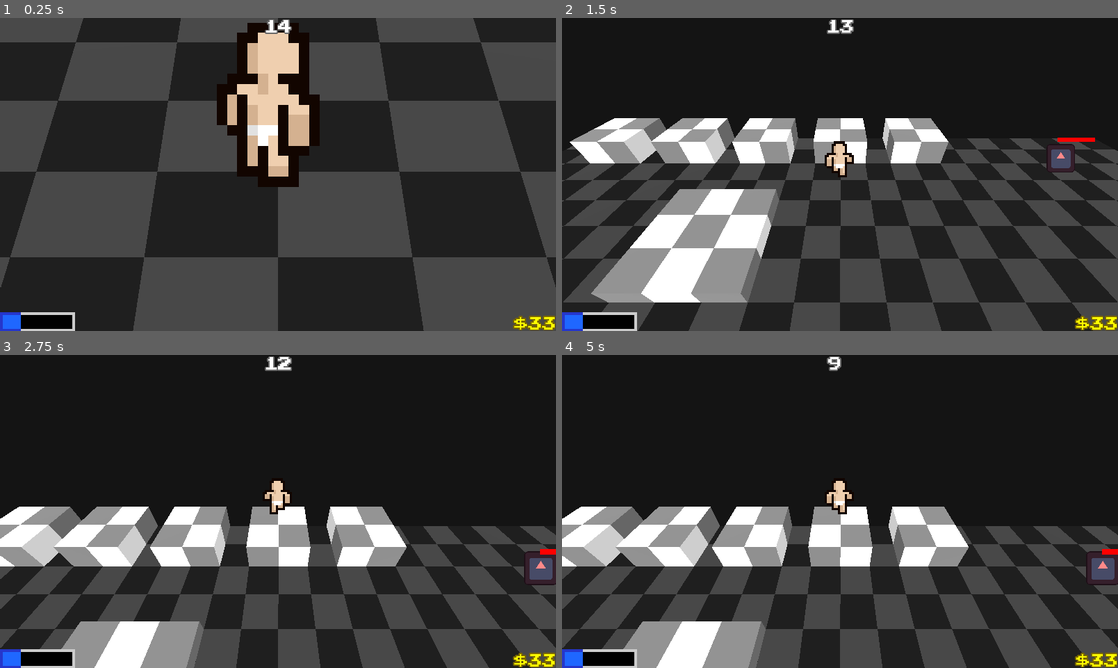
Above: before the commit, frames 1-4 (two rows, left to right).
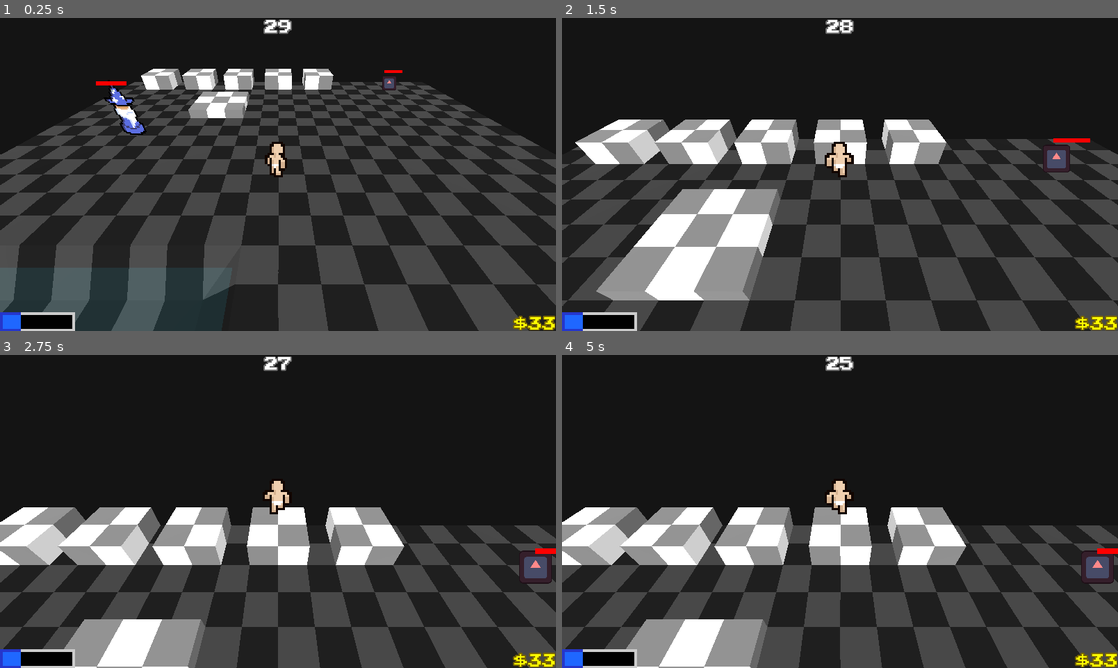
Above: after the commit, the same moments.

Repository: jacob-herrera/LD55
Game: Godot game, scene res://scenes/game.tscn
Same seed, same stepped clock (60 frames per second), same inputs: the game is played once before the commit and once after it. The engine's default icon, where the game draws it, is replaced by a stand-in: a white triangle on a blue panel in a dark square.
Inputs (mouse positions are in pixels of both pictures, inside the frame that each line leads up to):
- Up to frame 1 (0.25 s): no input
- Up to frame 2 (1.5 s): tap Enter (ui_accept) at 0.5 s; move the mouse to (867, 174) at 0.52 s; hold W (move_forward) from 0.53 s (still down); tap F (pickup) at 0.6, 1.35 s; tap Space (jump) at 0.77 s; move the mouse to (812, 174) at 1.27 s
- Up to frame 3 (2.75 s): keep holding W (move_forward); tap Space (jump) at 1.52 s; move the mouse to (289, 505) at 2.02 s; tap F (pickup) at 2.1 s
- Up to frame 4 (5 s): keep holding W (move_forward); tap Enter (ui_accept) at 2.75 s; move the mouse to (834, 517) at 2.77 s; tap F (pickup) at 2.85, 3.6, 4.35 s; tap Space (jump) at 3.02, 3.77, 4.52 s; move the mouse to (878, 514) at 3.52 s; move the mouse to (795, 508) at 4.27 s

The runs differ from the first frame. In frame 1, 56% of the frame differs, in the area x 0-100%, y 0-100%; in frame 2, 7.3%; in frame 3, 5.8%; in frame 4, 5.8%.

Commit message:
refactor shop

Diff:
--- a/Shop.gd
+++ /dev/null
@@ -1,41 +0,0 @@
-extends StaticBody3D
-@export var cameras: Array[PhantomCamera3D]
-@export var character: Character
-
-var curItem = 0
-var total = 3
-var inShop = false
-
-# Called when the node enters the scene tree for the first time.
-func _ready():
-	pass # Replace with function body.
-
-
-# Called every frame. 'delta' is the elapsed time since the previous frame.
-func _process(_delta: float):
-	if inShop == true:
-		if Input.is_action_just_pressed("ui_right"):
-			cameras[curItem].set_priority(0)
-			curItem += 1
-			curItem = curItem % total
-			cameras[curItem].set_priority(20)
-		if Input.is_action_just_pressed("ui_left"):
-			cameras[curItem].set_priority(0)
-			curItem -= 1
-			curItem = curItem % total
-			cameras[curItem].set_priority(20)
-		if Input.is_action_just_pressed("ui_cancel"):
-			cameras[curItem].set_priority(0)
-			Controls.lock_movement = false
-			inShop = false
-
-
-func _on_area_3d_body_entered(body):
-	print("Entered Shop")
-	Controls.lock_movement = true
-	inShop = true
-	cameras[0].set_priority(20)
-
-
-func _on_area_3d_body_exited(body):
-	print("Exited Shop")
--- /dev/null
+++ b/assets/cam_tween_player.tres
@@ -0,0 +1,9 @@
+[gd_resource type="Resource" script_class="PhantomCameraTween" load_steps=2 format=3 uid="uid://k62lirijanxl"]
+
+[ext_resource type="Script" path="res://addons/phantom_camera/scripts/resources/tween_resource.gd" id="1_nl7xo"]
+
+[resource]
+script = ExtResource("1_nl7xo")
+duration = 0.5
+transition = 1
+ease = 2
--- /dev/null
+++ b/assets/cam_tween_shop.tres
@@ -0,0 +1,9 @@
+[gd_resource type="Resource" script_class="PhantomCameraTween" load_steps=2 format=3 uid="uid://be15co36abbxx"]
+
+[ext_resource type="Script" path="res://addons/phantom_camera/scripts/resources/tween_resource.gd" id="1_xf3ka"]
+
+[resource]
+script = ExtResource("1_xf3ka")
+duration = 0.25
+transition = 1
+ease = 2
--- a/scenes/game.tscn
+++ b/scenes/game.tscn
@@ -11,11 +11,13 @@
 [ext_resource type="Script" path="res://scripts/summon.gd" id="8_015lv"]
 [ext_resource type="PackedScene" uid="uid://bk2528lpxk3ek" path="res://scenes/healthbar.tscn" id="9_vsnug"]
 [ext_resource type="Script" path="res://scripts/character.gd" id="11_1oluy"]
-[ext_resource type="PackedScene" uid="uid://b3lvbmdrqg7x1" path="res://shop.tscn" id="11_7iq0o"]
 [ext_resource type="Texture2D" uid="uid://djhkf5s85u2eb" path="res://assets/summon_wizard.png" id="11_r8uq3"]
 [ext_resource type="Texture2D" uid="uid://baahi8fbu5g6g" path="res://assets/temp_char.png" id="12_mjo44"]
 [ext_resource type="Script" path="res://addons/phantom_camera/scripts/phantom_camera/phantom_camera_3D.gd" id="12_q4tpe"]
 [ext_resource type="Script" path="res://addons/phantom_camera/scripts/phantom_camera_host/phantom_camera_host.gd" id="13_2hxcw"]
+[ext_resource type="Resource" uid="uid://k62lirijanxl" path="res://assets/cam_tween_player.tres" id="15_36f27"]
+[ext_resource type="Script" path="res://scripts/shop.gd" id="15_itd2k"]
+[ext_resource type="Resource" uid="uid://be15co36abbxx" path="res://assets/cam_tween_shop.tres" id="16_uunvf"]
 [ext_resource type="Script" path="res://scripts/mana_pool.gd" id="17_5wmwc"]
 
 [sub_resource type="ArrayMesh" id="ArrayMesh_pjoy7"]
@@ -628,6 +630,9 @@
 "walk_west": SubResource("Animation_qxmx6")
 }
 
+[sub_resource type="BoxShape3D" id="BoxShape3D_77h1f"]
+size = Vector3(1.5, 5, 1.5)
+
 [sub_resource type="BoxShape3D" id="BoxShape3D_ha2t1"]
 size = Vector3(3.5, 0.5, 3)
 
@@ -873,56 +878,90 @@
 transform = Transform3D(1, 0, 0, 0, 0.766044, 0.642788, 0, -0.642788, 0.766044, 0, 2.5, 3)
 script = ExtResource("12_q4tpe")
 priority_override = false
-priority = 0
+priority = 1
 follow_mode = 0
 look_at_mode = 0
-tween_parameters = null
-tween_on_load = true
+tween_parameters = ExtResource("15_36f27")
+tween_on_load = false
 inactive_update_mode = 0
 camera_3D_resource = null
 
-[node name="Shop" parent="." node_paths=PackedStringArray("cameras") instance=ExtResource("11_7iq0o")]
-transform = Transform3D(1, 0, 0, 0, 1, 0, 0, 0, 1, 2, 0, 2)
-cameras = [NodePath("Item1Cam"), NodePath("Item2Cam"), NodePath("Item3Cam")]
-
-[node name="Item1Cam" type="Node3D" parent="Shop"]
-transform = Transform3D(-4.37114e-08, 0.707106, -0.707107, 0, 0.707106, 0.707107, 1, 3.09086e-08, -3.09086e-08, 1.5, 2, 0)
+[node name="Shop" type="Node" parent="." node_paths=PackedStringArray("cameras")]
+script = ExtResource("15_itd2k")
+cameras = [NodePath("ItemCamera0"), NodePath("ItemCamera1"), NodePath("ItemCamera2"), NodePath("ItemCamera3"), NodePath("ItemCamera4")]
+
+[node name="Area3D" type="Area3D" parent="Shop"]
+transform = Transform3D(1, 0, 0, 0, 1, 0, 0, 0, 1, -1.75, 0.25, -3.5)
+collision_layer = 2
+collision_mask = 4
+
+[node name="CollisionShape3D" type="CollisionShape3D" parent="Shop/Area3D"]
+transform = Transform3D(1, 0, 0, 0, 1, 0, 0, 0, 1, 0, 2.5, 0.25)
+shape = SubResource("BoxShape3D_77h1f")
+
+[node name="ItemCamera0" type="Node3D" parent="Shop"]
+transform = Transform3D(1, 0, 0, 0, 0.766044, 0.642788, 0, -0.642787, 0.766045, -4.5, 2.25, -3.75)
 script = ExtResource("12_q4tpe")
 priority_override = false
 priority = 0
 follow_mode = 0
 look_at_mode = 0
-tween_parameters = null
+tween_parameters = ExtResource("16_uunvf")
 tween_on_load = true
 inactive_update_mode = 0
 camera_3D_resource = null
 
-[node name="Item2Cam" type="Node3D" parent="Shop"]
-transform = Transform3D(-0.707107, 0.5, -0.5, 0, 0.707107, 0.707107, 0.707107, 0.5, -0.5, 1, 2, 2)
+[node name="ItemCamera1" type="Node3D" parent="Shop"]
+transform = Transform3D(1, 0, 0, 0, 0.766044, 0.642788, 0, -0.642788, 0.766044, -3, 2.25, -3.75)
 script = ExtResource("12_q4tpe")
 priority_override = false
 priority = 0
 follow_mode = 0
 look_at_mode = 0
-tween_parameters = null
+tween_parameters = ExtResource("16_uunvf")
 tween_on_load = true
 inactive_update_mode = 0
 camera_3D_resource = null
 
-[node name="Item3Cam" type="Node3D" parent="Shop"]
-transform = Transform3D(0.707107, 0.5, -0.5, 0, 0.707107, 0.707107, 0.707107, -0.5, 0.5, 1, 2, -2)
+[node name="ItemCamera2" type="Node3D" parent="Shop"]
+transform = Transform3D(1, 0, 0, 0, 0.766045, 0.642788, 0, -0.642788, 0.766045, -1.5, 2.25, -3.75)
 script = ExtResource("12_q4tpe")
 priority_override = false
 priority = 0
 follow_mode = 0
 look_at_mode = 0
-tween_parameters = null
+tween_parameters = ExtResource("16_uunvf")
 tween_on_load = true
 inactive_update_mode = 0
 camera_3D_resource = null
 
+[node name="ItemCamera3" type="Node3D" parent="Shop"]
+transform = Transform3D(1, 0, 0, 0, 0.766045, 0.642788, 0, -0.642788, 0.766045, 0, 2.25, -3.75)
+script = ExtResource("12_q4tpe")
+priority_override = false
+priority = 0
+follow_mode = 0
+look_at_mode = 0
+tween_parameters = ExtResource("16_uunvf")
+tween_on_load = true
+inactive_update_mode = 0
+camera_3D_resource = null
+
+[node name="ItemCamera4" type="Node3D" parent="Shop"]
+transform = Transform3D(1, 0, 0, 0, 0.766045, 0.642788, 0, -0.642788, 0.766045, 1.5, 2.25, -3.75)
+script = ExtResource("12_q4tpe")
+priority_override = false
+priority = 0
+follow_mode = 0
+look_at_mode = 0
+tween_parameters = ExtResource("16_uunvf")
+tween_on_load = true
+inactive_update_mode = 0
+camera_3D_resource = null
+
 [node name="Camera3D" type="Camera3D" parent="."]
 transform = Transform3D(1, 0, 0, 0, 0.766044, 0.642788, 0, -0.642788, 0.766044, 0, 2.5, 3)
+fov = 74.858
 
 [node name="PhantomCameraHost" type="Node" parent="Camera3D"]
 script = ExtResource("13_2hxcw")
@@ -957,3 +996,6 @@
 initial_velocity_min = 1.0
 initial_velocity_max = 1.0
 color_ramp = SubResource("Gradient_s0fa4")
+
+[connection signal="body_entered" from="Shop/Area3D" to="Shop" method="_on_area_3d_body_entered"]
+[connection signal="body_exited" from="Shop/Area3D" to="Shop" method="_on_area_3d_body_exited"]
--- a/scripts/autoloads/game_coordinator.gd
+++ b/scripts/autoloads/game_coordinator.gd
@@ -10,8 +10,8 @@
 const LEVEL_1_TELE := Vector3(32, 0, 0)
 
 
-const HUB_TIME: float = 15.0
-const COMBAT_TIME: float = 15.0
+const HUB_TIME: float = 30.0
+const COMBAT_TIME: float = 60.0
 
 static var state: GameState = GameState.HUB
 
--- /dev/null
+++ b/scripts/shop.gd
@@ -0,0 +1,44 @@
+extends Node
+@export var cameras: Array[PhantomCamera3D]
+
+var current_item = 0
+var in_shop = false
+var in_area: bool = false
+
+# Called when the node enters the scene tree for the first time.
+func _ready():
+	pass # Replace with function body.
+
+# Called every frame. 'delta' is the elapsed time since the previous frame.
+func _process(_delta: float):
+	if in_shop == true:
+		if Input.is_action_just_pressed("ui_right"):
+			cameras[current_item].set_priority(0)
+			current_item += 1
+			current_item = current_item % cameras.size()
+			cameras[current_item].set_priority(20)
+		if Input.is_action_just_pressed("ui_left"):
+			cameras[current_item].set_priority(0)
+			current_item -= 1
+			current_item = current_item % cameras.size()
+			cameras[current_item].set_priority(20)
+		if Input.is_action_just_pressed("ui_cancel"):
+			exit_shop()
+
+func exit_shop() -> void:
+	for cam: PhantomCamera3D in cameras:
+		cam.set_priority(0)
+	Controls.lock_movement = false
+	in_shop = false
+
+func _on_area_3d_body_entered(_body: Node3D):
+	if in_area == false:
+		in_area = true
+		in_shop = true
+		Controls.lock_movement = true
+		cameras[0].set_priority(20)
+
+func _on_area_3d_body_exited(_body: Node3D):
+	in_area = false
+	if in_shop:
+		exit_shop()
--- a/shop.tscn
+++ /dev/null
@@ -1,74 +0,0 @@
-[gd_scene load_steps=11 format=3 uid="uid://b3lvbmdrqg7x1"]
-
-[ext_resource type="Script" path="res://Shop.gd" id="1_33vb6"]
-
-[sub_resource type="BoxShape3D" id="BoxShape3D_t40ju"]
-size = Vector3(2, 0.1, 2)
-
-[sub_resource type="BoxMesh" id="BoxMesh_wgcnx"]
-size = Vector3(2, 0.1, 2)
-
-[sub_resource type="BoxShape3D" id="BoxShape3D_77h1f"]
-size = Vector3(2, 1, 2)
-
-[sub_resource type="CylinderShape3D" id="CylinderShape3D_4adk0"]
-height = 0.5
-
-[sub_resource type="CylinderMesh" id="CylinderMesh_rn8a1"]
-height = 0.5
-
-[sub_resource type="CylinderShape3D" id="CylinderShape3D_8vmoc"]
-height = 0.5
-
-[sub_resource type="CylinderMesh" id="CylinderMesh_qcy3m"]
-height = 0.5
-
-[sub_resource type="CylinderShape3D" id="CylinderShape3D_yx5m3"]
-height = 0.5
-
-[sub_resource type="CylinderMesh" id="CylinderMesh_dec6c"]
-height = 0.5
-
-[node name="Shop" type="StaticBody3D"]
-script = ExtResource("1_33vb6")
-
-[node name="CollisionShopStand" type="CollisionShape3D" parent="."]
-shape = SubResource("BoxShape3D_t40ju")
-
-[node name="MeshInstanceShopStand" type="MeshInstance3D" parent="."]
-mesh = SubResource("BoxMesh_wgcnx")
-
-[node name="Area3D" type="Area3D" parent="."]
-collision_layer = 2
-collision_mask = 4
-
-[node name="CollisionShape3D" type="CollisionShape3D" parent="Area3D"]
-transform = Transform3D(1, 0, 0, 0, 1, 0, 0, 0, 1, 0, 0.5, 0)
-shape = SubResource("BoxShape3D_77h1f")
-
-[node name="CollisionShapeItem1" type="CollisionShape3D" parent="."]
-transform = Transform3D(1, 0, 0, 0, 1, 0, 0, 0, 1, 3, 0, 0)
-shape = SubResource("CylinderShape3D_4adk0")
-
-[node name="MeshInstanceItem1" type="MeshInstance3D" parent="."]
-transform = Transform3D(1, 0, 0, 0, 1, 0, 0, 0, 1, 3, 0, 0)
-mesh = SubResource("CylinderMesh_rn8a1")
-
-[node name="CollisionShapeItem2" type="CollisionShape3D" parent="."]
-transform = Transform3D(1, 0, 0, 0, 1, 0, 0, 0, 1, 2, 0, 3)
-shape = SubResource("CylinderShape3D_8vmoc")
-
-[node name="MeshInstanceItem2" type="MeshInstance3D" parent="."]
-transform = Transform3D(1, 0, 0, 0, 1, 0, 0, 0, 1, 2, 0, 3)
-mesh = SubResource("CylinderMesh_qcy3m")
-
-[node name="CollisionShapeItem3" type="CollisionShape3D" parent="."]
-transform = Transform3D(1, 0, 0, 0, 1, 0, 0, 0, 1, 2, 0, -3)
-shape = SubResource("CylinderShape3D_yx5m3")
-
-[node name="MeshInstanceItem3" type="MeshInstance3D" parent="."]
-transform = Transform3D(1, 0, 0, 0, 1, 0, 0, 0, 1, 2, 0, -3)
-mesh = SubResource("CylinderMesh_dec6c")
-
-[connection signal="body_entered" from="Area3D" to="." method="_on_area_3d_body_entered"]
-[connection signal="body_exited" from="Area3D" to="." method="_on_area_3d_body_exited"]
Not shown: 1 places in scenes/game.tscn that only renumber resources
